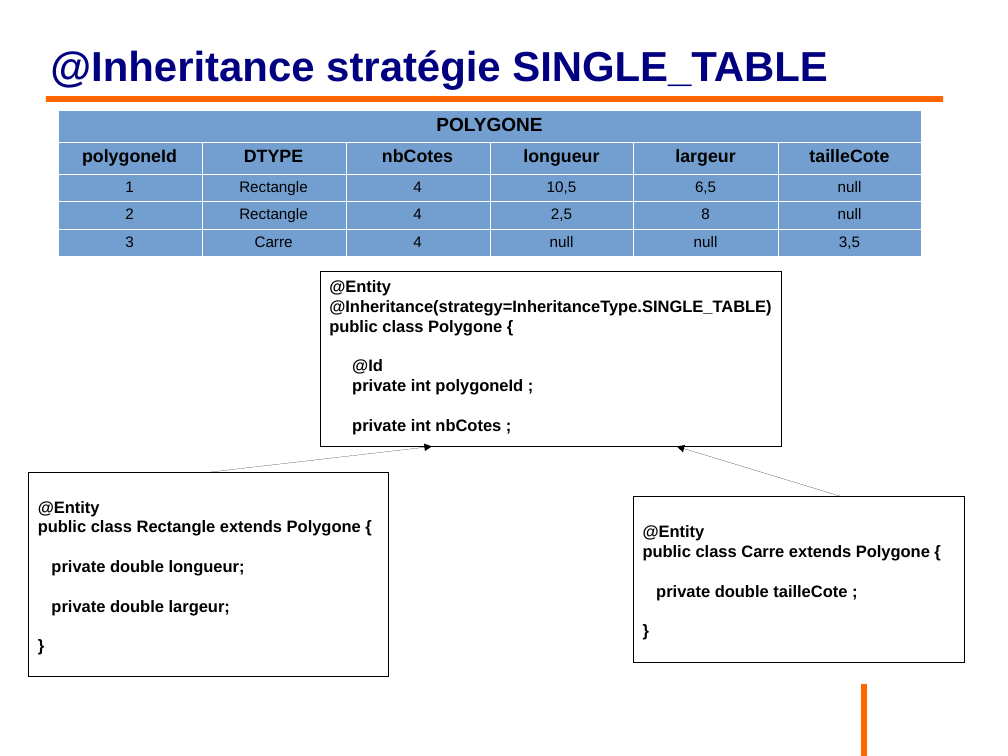
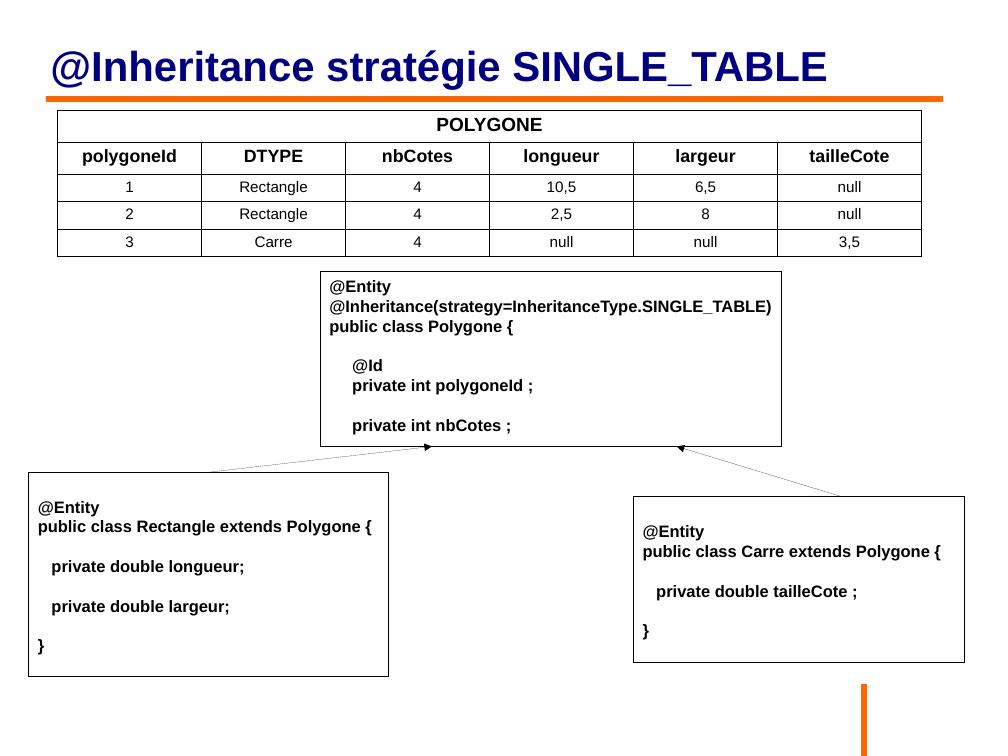
Before and after one commit to philphils/formation-hibernate-basique, a slide deck: slide 61 of Documentation/diapo_formation_hibernate.odp (slide 60 before the commit). Drawn at 1008x756 pixels with LibreOffice and Linux fonts; fonts in the diff are those of the drawing; background and template pictures are left out. Boxes give left, top, right and bottom in pixels: in the first picture for what was removed or moved away, otherwise in the second. Text is boxed around its words. In the diff, an @@ line names an element or a change of style, - is before the commit and + after.

```diff
--- a/Documentation/diapo_formation_hibernate.odp
+++ b/Documentation/diapo_formation_hibernate.odp
@@ table at box(58, 110, 920, 253) @@
@@ fill #729FCF to none in 25 cells @@
@@ borders changed @@
```
Also in this commit, not shown: 25 other slides changed, 1 slide added.
